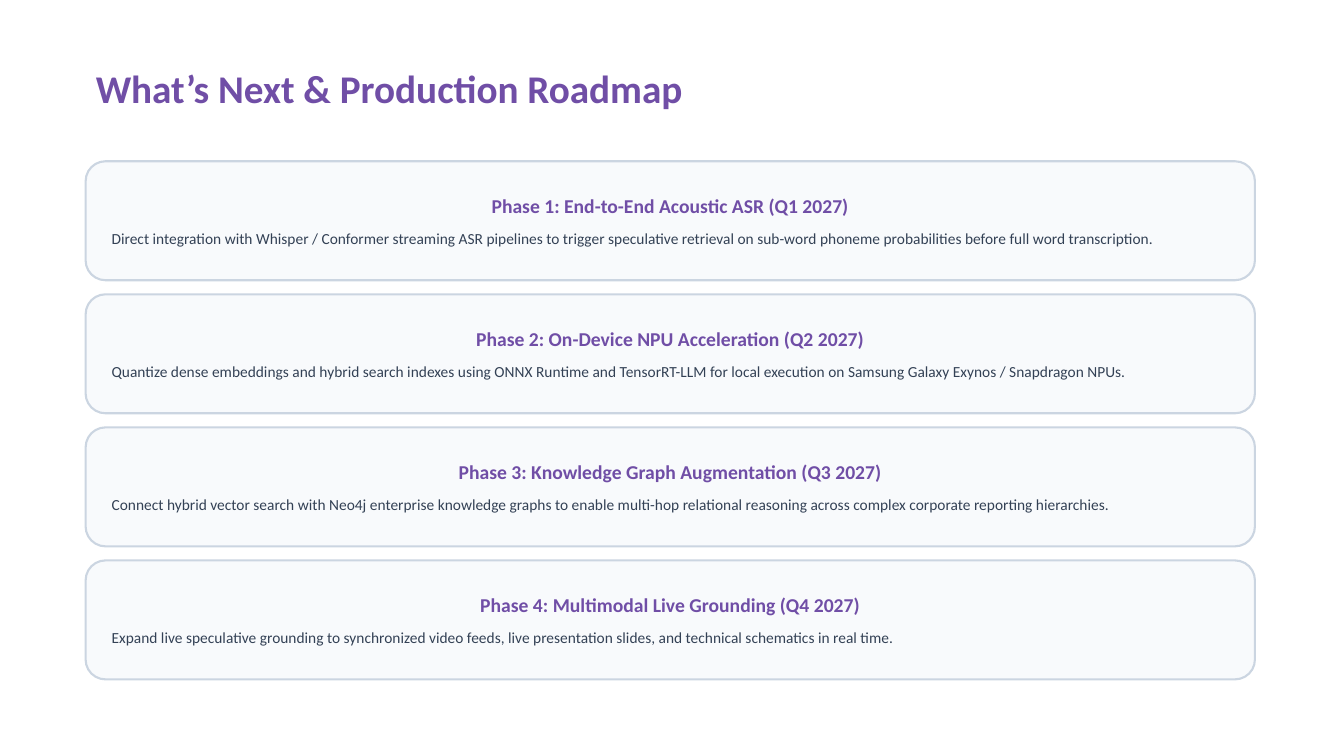
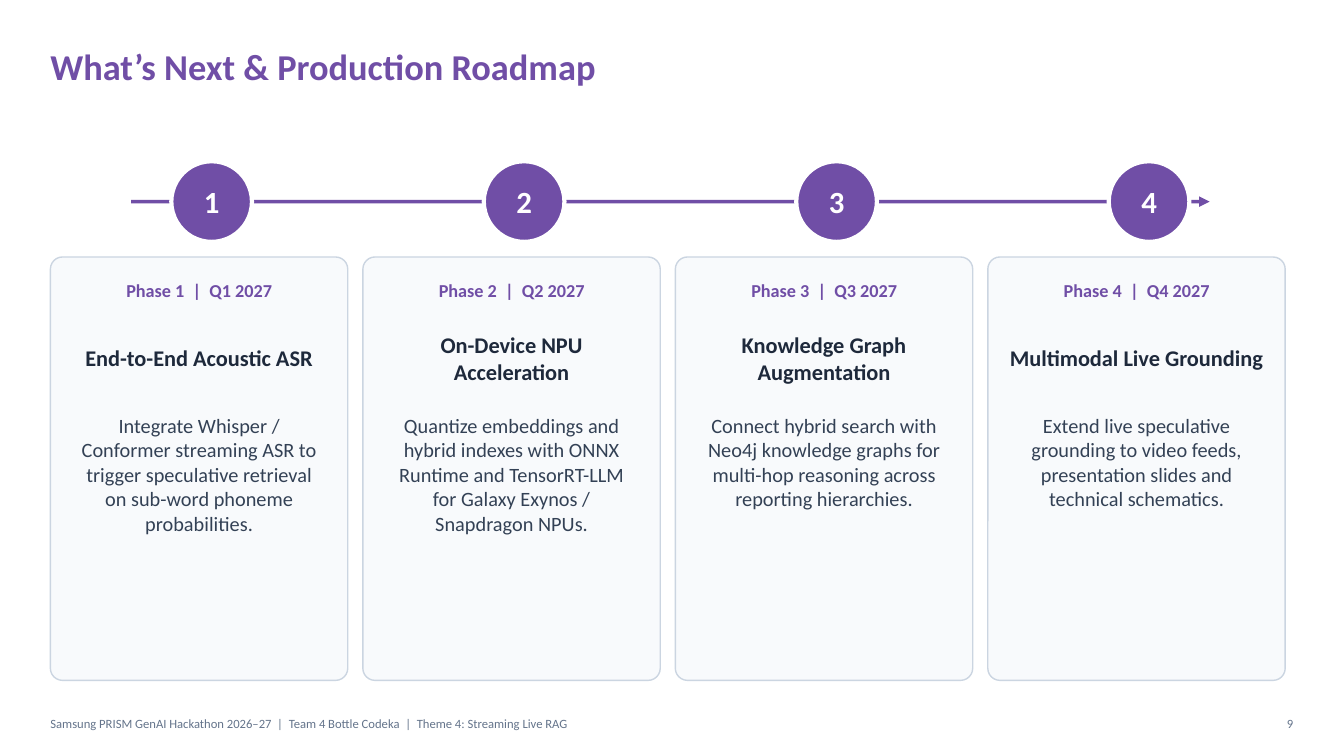
Before and after one commit to abhinav29102005/ultron, a slide deck: slide 9 of submission/Thapar_4_Bottle_Codeka_Submission.pptx. Drawn at 1344x756 pixels with LibreOffice and Linux fonts; fonts in the diff are those of the drawing. Boxes give left, top, right and bottom in pixels: in the first picture for what was removed or moved away, otherwise in the second. Text is boxed around its words. In the diff, an @@ line names an element or a change of style, - is before the commit and + after.

```diff
--- a/submission/Thapar_4_Bottle_Codeka_Submission.pptx
+++ b/submission/Thapar_4_Bottle_Codeka_Submission.pptx
@@ text "What’s Next & Production Roadmap" moved from (x1=96, y1=74, x2=682, y2=109) to (x1=50, y1=53, x2=596, y2=86) @@
@@ text "What’s Next & Production Roadmap" at (x1=50, y1=53, x2=596, y2=86): size 28 to 26 pt; line spacing 0.9 to 1; less space between paragraphs @@
@@ rounded rectangle removed at (x1=86, y1=161, x2=1255, y2=280) @@
-Phase 1: End-to-End Acoustic ASR (Q1 2027)
-Direct integration with Whisper / Conformer streaming ASR pipelines to trigger speculative retrieval on sub-word phoneme probabilities before full word transcription.
@@ ellipse added at (x1=171, y1=161, x2=252, y2=242), fill #704EA6, outline #FFFFFF 3 pt @@
@@ ellipse added at (x1=484, y1=161, x2=565, y2=242), fill #704EA6, outline #FFFFFF 3 pt @@
@@ ellipse added at (x1=797, y1=161, x2=877, y2=242), fill #704EA6, outline #FFFFFF 3 pt @@
@@ ellipse added at (x1=1109, y1=161, x2=1190, y2=242), fill #704EA6, outline #FFFFFF 3 pt @@
@@ arrow added from (131, 202) to (1210, 202), #704EA6 2.5 pt @@
@@ text added at (x1=204, y1=193, x2=220, y2=213), 22 pt, text #FFFFFF, bold @@
+1
@@ text added at (x1=516, y1=193, x2=532, y2=213), 22 pt, text #FFFFFF, bold @@
+2
@@ text added at (x1=829, y1=193, x2=845, y2=213), 22 pt, text #FFFFFF, bold @@
+3
@@ text added at (x1=1141, y1=193, x2=1157, y2=213), 22 pt, text #FFFFFF, bold @@
+4
@@ rounded rectangle added at (x1=50, y1=257, x2=348, y2=681), fill #F8FAFC, outline #CBD5E1 1 pt @@
@@ rounded rectangle added at (x1=363, y1=257, x2=660, y2=681), fill #F8FAFC, outline #CBD5E1 1 pt @@
@@ rounded rectangle added at (x1=676, y1=257, x2=973, y2=681), fill #F8FAFC, outline #CBD5E1 1 pt @@
@@ rounded rectangle added at (x1=988, y1=257, x2=1286, y2=681), fill #F8FAFC, outline #CBD5E1 1 pt @@
@@ rounded rectangle removed at (x1=86, y1=294, x2=1255, y2=413) @@
-Phase 2: On-Device NPU Acceleration (Q2 2027)
-Quantize dense embeddings and hybrid search indexes using ONNX Runtime and TensorRT-LLM for local execution on Samsung Galaxy Exynos / Snapdragon NPUs.
@@ text added at (x1=126, y1=284, x2=272, y2=300), 13 pt, text #704EA6, bold @@
+Phase 1 | Q1 2027
@@ text added at (x1=439, y1=284, x2=585, y2=300), 13 pt, text #704EA6, bold @@
+Phase 2 | Q2 2027
@@ text added at (x1=751, y1=284, x2=897, y2=300), 13 pt, text #704EA6, bold @@
+Phase 3 | Q3 2027
@@ text added at (x1=1064, y1=284, x2=1210, y2=300), 13 pt, text #704EA6, bold @@
+Phase 4 | Q4 2027
@@ text added at (x1=85, y1=350, x2=313, y2=366), 16 pt, text #1E293B, bold @@
+End-to-End Acoustic ASR
@@ text added at (x1=441, y1=337, x2=582, y2=380), 16 pt, text #1E293B, bold @@
+On-Device NPU Acceleration
@@ text added at (x1=742, y1=337, x2=907, y2=384), 16 pt, text #1E293B, bold @@
+Knowledge Graph Augmentation
@@ text added at (x1=1010, y1=350, x2=1263, y2=370), 16 pt, text #1E293B, bold @@
+Multimodal Live Grounding
@@ text added at (x1=82, y1=419, x2=316, y2=535), 14.5 pt, text #334155 @@
+Integrate Whisper / Conformer streaming ASR to trigger speculative retrieval on sub-word phoneme probabilities.
@@ text added at (x1=399, y1=419, x2=623, y2=535), 14.5 pt, text #334155 @@
+Quantize embeddings and hybrid indexes with ONNX Runtime and TensorRT-LLM for Galaxy Exynos / Snapdragon NPUs.
@@ text added at (x1=708, y1=419, x2=940, y2=510), 14.5 pt, text #334155 @@
+Connect hybrid search with Neo4j knowledge graphs for multi-hop reasoning across reporting hierarchies.
@@ text added at (x1=1031, y1=419, x2=1242, y2=506), 14.5 pt, text #334155 @@
+Extend live speculative grounding to video feeds, presentation slides and technical schematics.
@@ rounded rectangle removed at (x1=86, y1=427, x2=1255, y2=546) @@
-Phase 3: Knowledge Graph Augmentation (Q3 2027)
-Connect hybrid vector search with Neo4j enterprise knowledge graphs to enable multi-hop relational reasoning across complex corporate reporting hierarchies.
@@ rounded rectangle removed at (x1=86, y1=561, x2=1255, y2=680) @@
-Phase 4: Multimodal Live Grounding (Q4 2027)
-Expand live speculative grounding to synchronized video feeds, live presentation slides, and technical schematics in real time.
@@ text added at (x1=50, y1=719, x2=567, y2=730), 9 pt, text #64748B @@
+Samsung PRISM GenAI Hackathon 2026–27 | Team 4 Bottle Codeka | Theme 4: Streaming Live RAG
@@ text added at (x1=1287, y1=720, x2=1293, y2=728), 9 pt, text #64748B @@
+9
```
Also in this commit, not shown: 10 other slides changed, 1 slide added, 1 slide removed, 3 other files.
